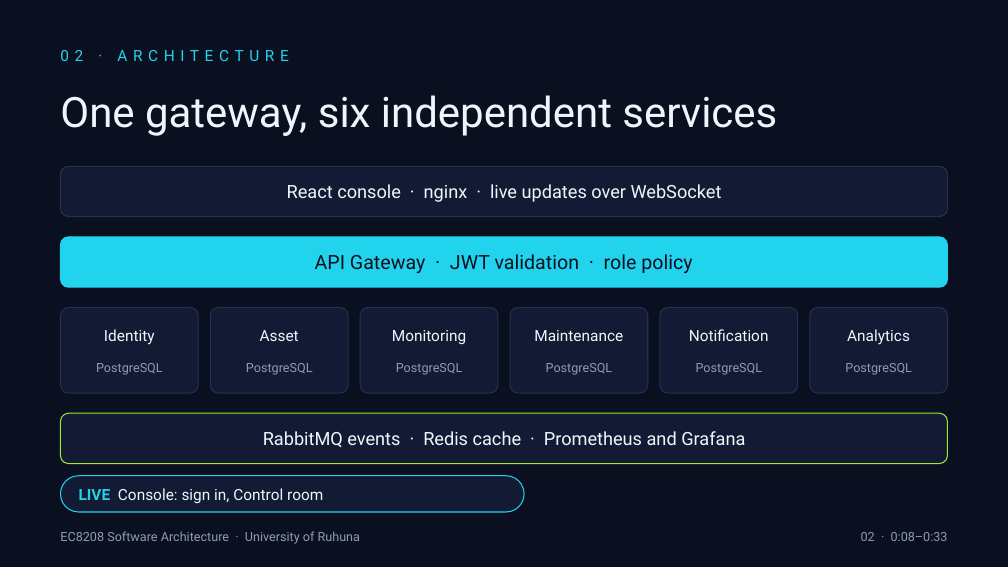
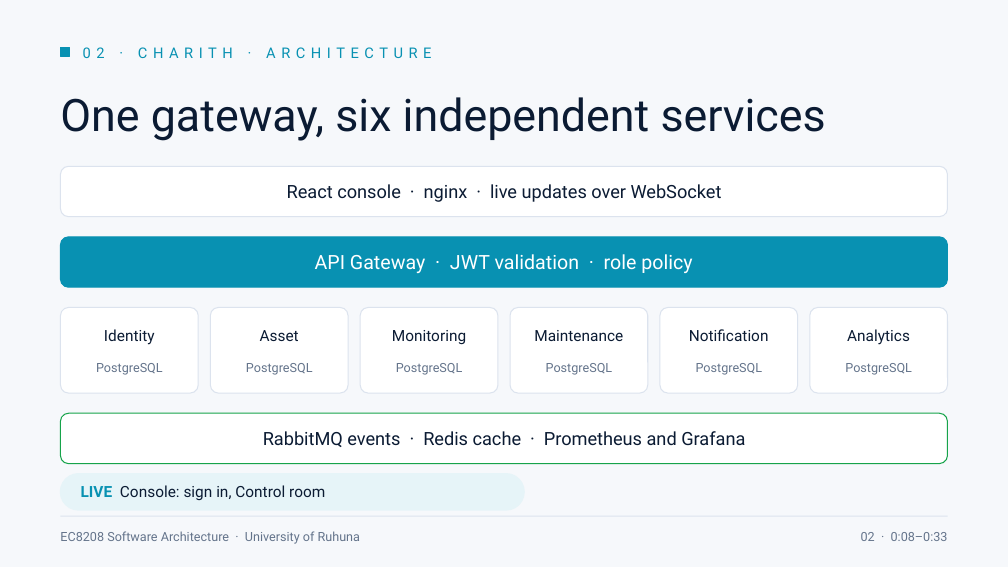
Before and after one commit to CharithManaujayaMUTEC/REOAGMS, a slide deck: slide 2 of deliverables/REOAGMS-Team-Presentation.pptx. Drawn at 1008x567 pixels with LibreOffice and Linux fonts; fonts in the diff are those of the drawing. Boxes give left, top, right and bottom in pixels: in the first picture for what was removed or moved away, otherwise in the second. Text is boxed around its words. In the diff, an @@ line names an element or a change of style, - is before the commit and + after.

```diff
--- a/deliverables/REOAGMS-Team-Presentation.pptx
+++ b/deliverables/REOAGMS-Team-Presentation.pptx
@@ background #0A1020 to #F6F8FB @@
@@ rectangle added at bbox=[60, 47, 70, 56], fill #0891B2, outline #0891B2 1 pt @@
@@ text at bbox=[83, 47, 431, 58]: text changed; size 11 to 10.5 pt; text colour #22D3EE to #0891B2 @@
-02 · ARCHITECTURE
+02 · CHARITH · ARCHITECTURE
@@ text "One gateway, six independent services" at bbox=[60, 97, 826, 141]: size 30 to 32 pt, text colour #F1F5FB to #0B1B33 @@
@@ rounded rectangle: place and size @@
-rounded rectangle at bbox=[60, 237, 948, 287]
+rounded rectangle at bbox=[60, 166, 948, 217]
@@ rounded rectangle at bbox=[60, 166, 948, 217]: fill #22D3EE to #FFFFFF; outline #22D3EE 0.75 pt to #DCE3EE 0.75 pt @@
@@ text "API Gateway · JWT validation ..." at bbox=[315, 254, 692, 273]: text colour #0A1020 to #FFFFFF @@
@@ rounded rectangle: place and size @@
-rounded rectangle at bbox=[60, 166, 948, 217]
+rounded rectangle at bbox=[60, 237, 948, 287]
@@ rounded rectangle at bbox=[60, 237, 948, 287]: fill #121B33 to #0891B2; outline #24314F 0.75 pt to #0891B2 0.75 pt @@
@@ fill #121B33 to #FFFFFF; outline #24314F 0.75 pt to #DCE3EE 0.75 pt in 6 elements at bbox=[60, 307, 199, 393], bbox=[211, 307, 349, 393], bbox=[360, 307, 498, 393], bbox=[510, 307, 648, 393], bbox=[660, 307, 798, 393], bbox=[809, 307, 948, 393] @@
@@ text colour #8C9BB8 to #64748B in 8 elements at bbox=[60, 531, 360, 544], bbox=[861, 532, 948, 541], bbox=[96, 363, 163, 375], bbox=[246, 363, 313, 375], bbox=[396, 363, 463, 375], bbox=[546, 363, 613, 375], bbox=[696, 363, 763, 375], bbox=[845, 363, 912, 375] @@
@@ text colour #F1F5FB to #0B1B33 in 8 elements at bbox=[287, 184, 722, 202], bbox=[104, 329, 155, 345], bbox=[260, 330, 299, 341], bbox=[392, 330, 466, 345], bbox=[534, 330, 623, 341], bbox=[689, 329, 769, 341], bbox=[847, 329, 910, 345], bbox=[263, 431, 745, 447] @@
@@ rounded rectangle at bbox=[60, 413, 948, 464]: fill #121B33 to #FFFFFF; outline #A3E635 0.75 pt to #16A34A 0.75 pt @@
@@ rounded rectangle at bbox=[60, 474, 524, 510]: fill #121B33 to #E6F4F8; outline #22D3EE 0.75 pt to #E6F4F8 1 pt @@
@@ text "LIVE Console: sign in, Control ..." at bbox=[81, 485, 325, 500]: text colour #22D3EE to #0891B2 in "LIVE"; text colour #F1F5FB to #0B1B33 in "Console: sign in, Control room" @@
@@ line added from (60, 516) to (948, 516), #DCE3EE 0.75 pt @@
```
Also in this commit, not shown: 9 other slides changed, 1 other file.
